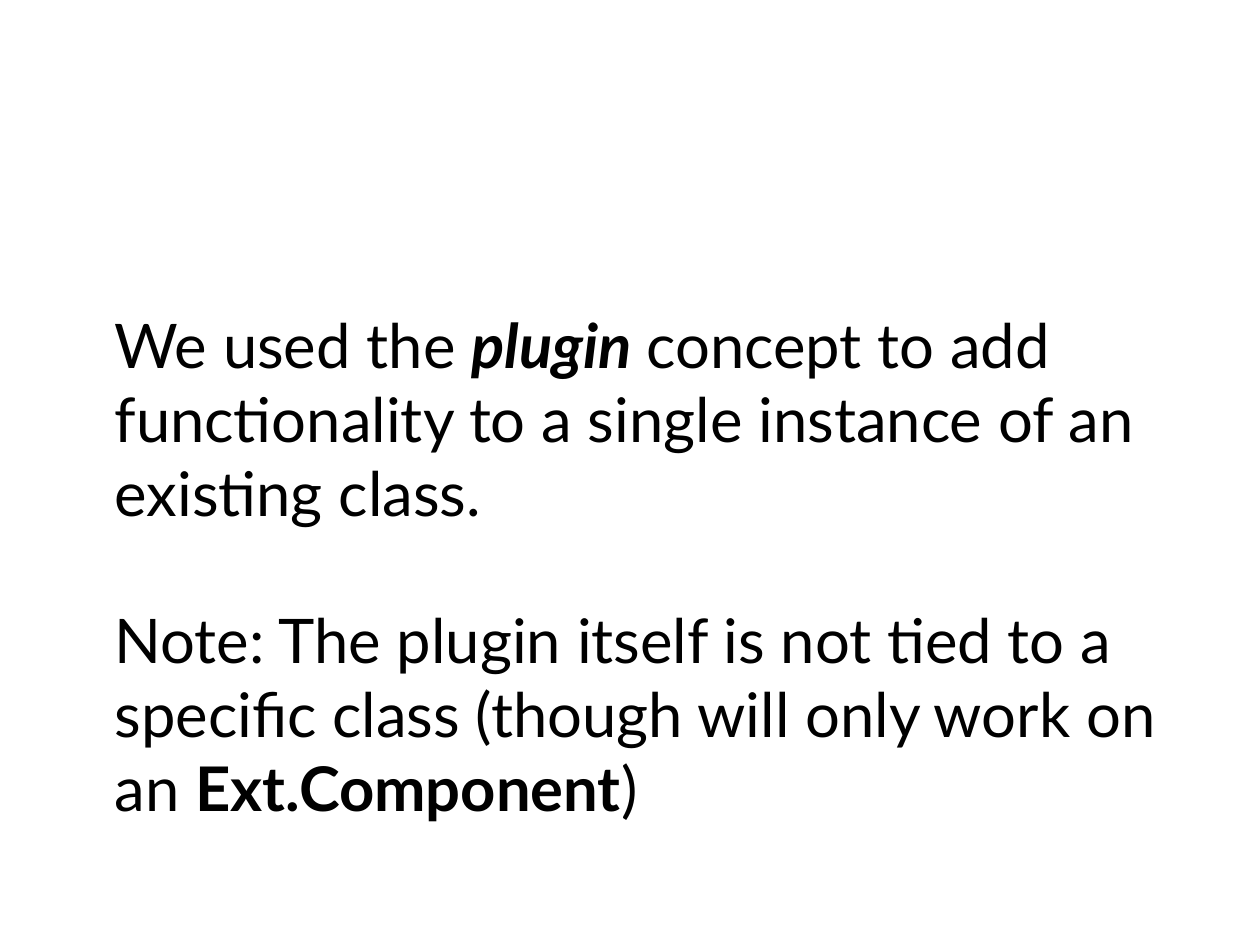
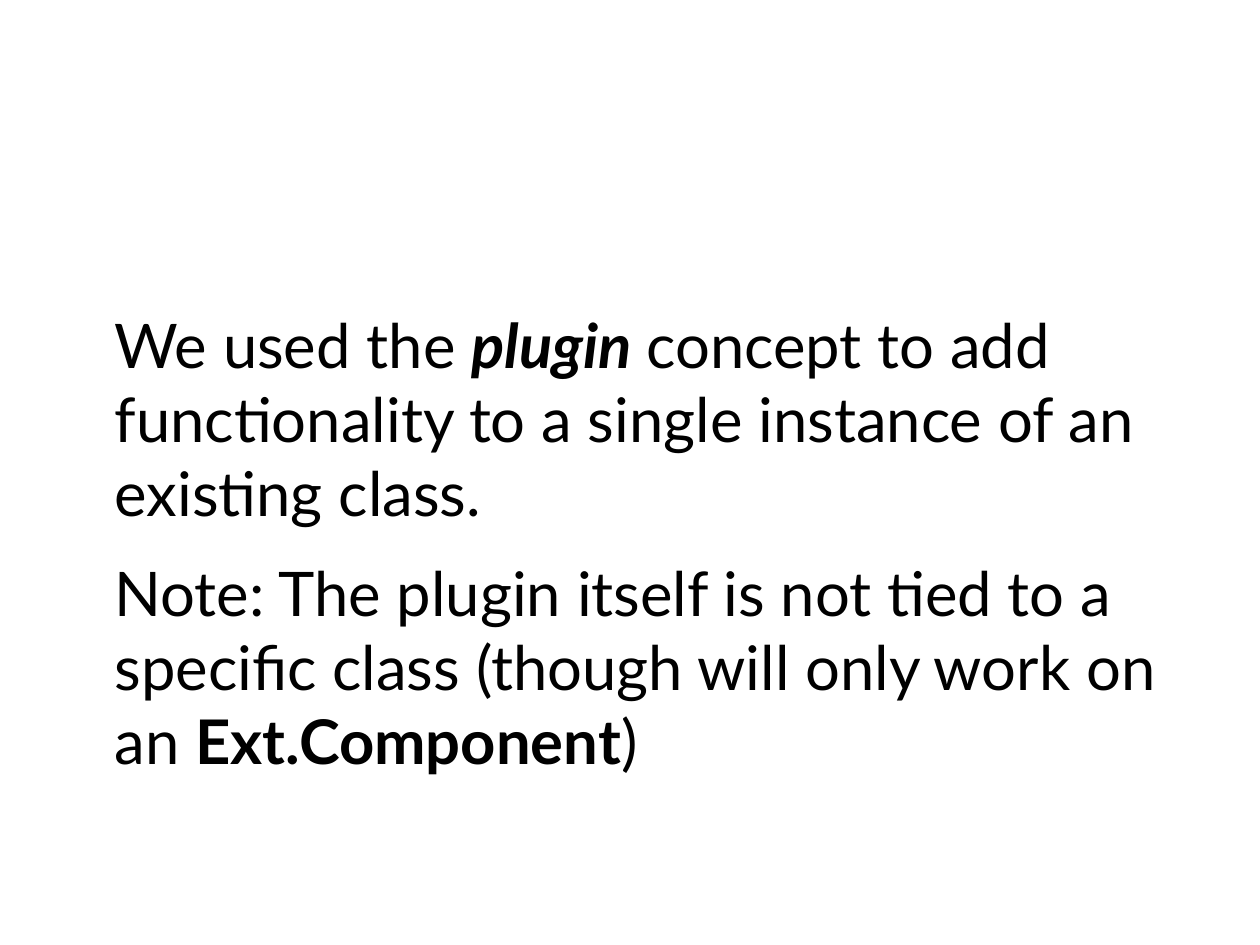
Before and after one commit to veltzer/demos, a slide deck: slide 18 of javascript/ext4/doc/external/developingcomponentsandextensionsforextjs-101118131444-phpapp01.pptx. Drawn at 1260x945 pixels with LibreOffice and Linux fonts; fonts in the diff are those of the drawing; background and template pictures are left out. Boxes give left, top, right and bottom in pixels: in the first picture for what was removed or moved away, otherwise in the second. Text is boxed around its words. In the diff, an @@ line names an element or a change of style, - is before the commit and + after.

```diff
--- a/javascript/ext4/doc/external/developingcomponentsandextensionsforextjs-101118131444-phpapp01.pptx
+++ b/javascript/ext4/doc/external/developingcomponentsandextensionsforextjs-101118131444-phpapp01.pptx
@@ text "We used the plugin concept ..." rewrapped from [115, 322, 1155, 822] to [115, 322, 1155, 775] @@
```
Also in this commit, not shown: 43 other slides changed.
